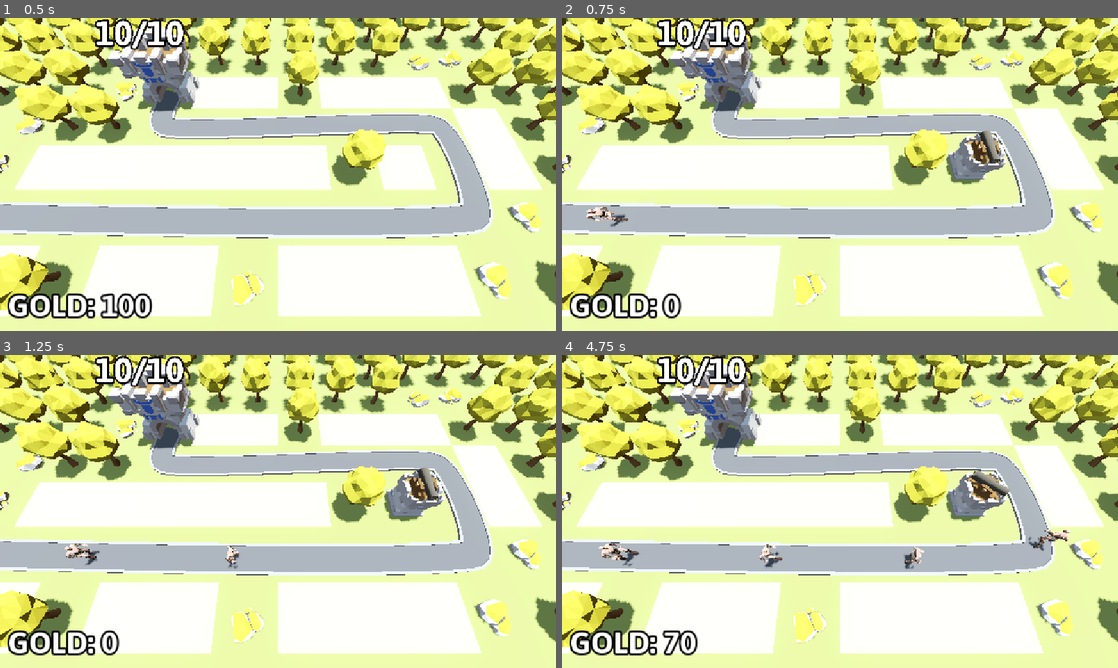
Above: before the commit, frames 1-4 (two rows, left to right).
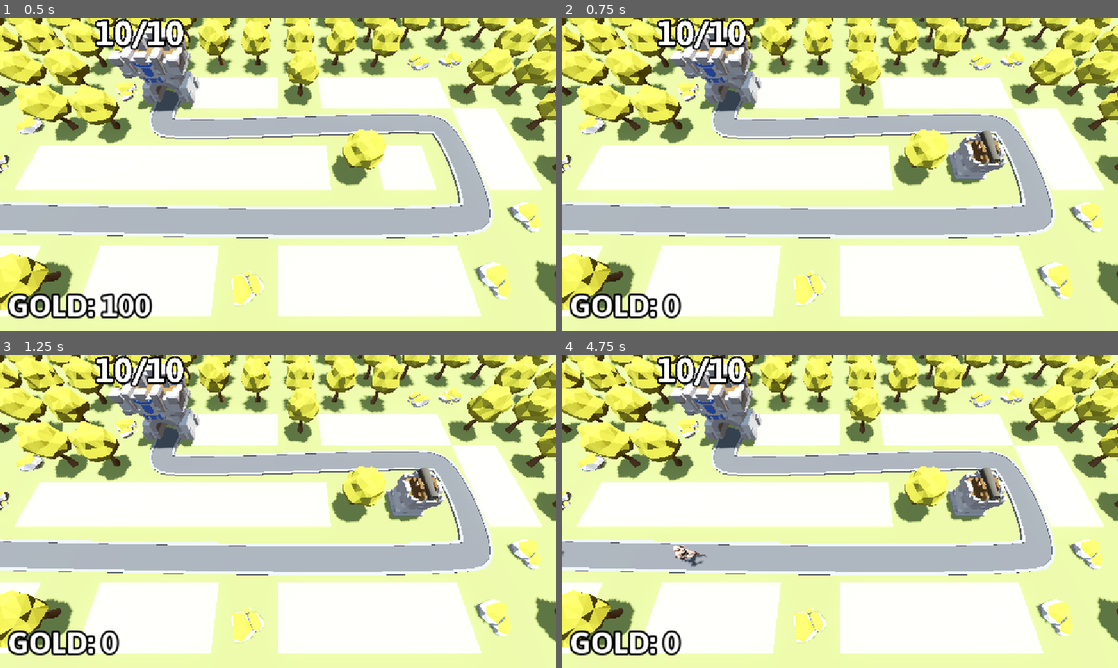
Above: after the commit, the same moments.

Repository: FabioAVSilva/Barbarian-Blaster
Game: Godot game, scene res://BaseLevel.tscn
Same seed, same stepped clock (60 frames per second), same inputs: the game is played once before the commit and once after it.
Inputs (mouse positions are in pixels of both pictures, inside the frame that each line leads up to):
- Up to frame 1 (0.5 s): no input
- Up to frame 2 (0.75 s): tap Enter at 0.5 s; move the mouse to (962, 158) at 0.52 s; press the mouse at (962, 158) at 0.53 s
- Up to frame 3 (1.25 s): no input
- Up to frame 4 (4.75 s): move the mouse to (728, 527) at 1.27 s; release the mouse at (728, 527) at 1.28 s; click (728, 527) at 1.35 s; move the mouse to (895, 442) at 2.02 s; press the mouse at (895, 442) at 2.03 s; move the mouse to (812, 574) at 2.77 s; release the mouse at (812, 574) at 2.78 s; click (812, 574) at 2.85 s; move the mouse to (1006, 558) at 3.52 s; press the mouse at (1006, 558) at 3.53 s; move the mouse to (673, 464) at 4.27 s; release the mouse at (673, 464) at 4.28 s; click (673, 464) at 4.35 s

Frame 1 is identical in both runs. In frame 2, 0.2% of the frame differs, in the area x 4-12%, y 60-67%; in frame 3, 0.3%; in frame 4, 1.6%, in the area x 0-92%, y 36-96%.

Commit message:
Exported game

Diff:
--- a/Base/base.gd
+++ b/Base/base.gd
@@ -19,7 +19,7 @@
 
 func _ready() -> void:
 	current_health = max_health
-	Engine.time_scale = 5
+
 
 func take_damage() -> void:
 	current_health -= 1
Not shown, added: export_presets.cfg
Not shown, added: Barbarian Blaster.console.exe
Not shown, added: Barbarian Blaster.exe
Not shown, added: Barbarian Blaster.pck
